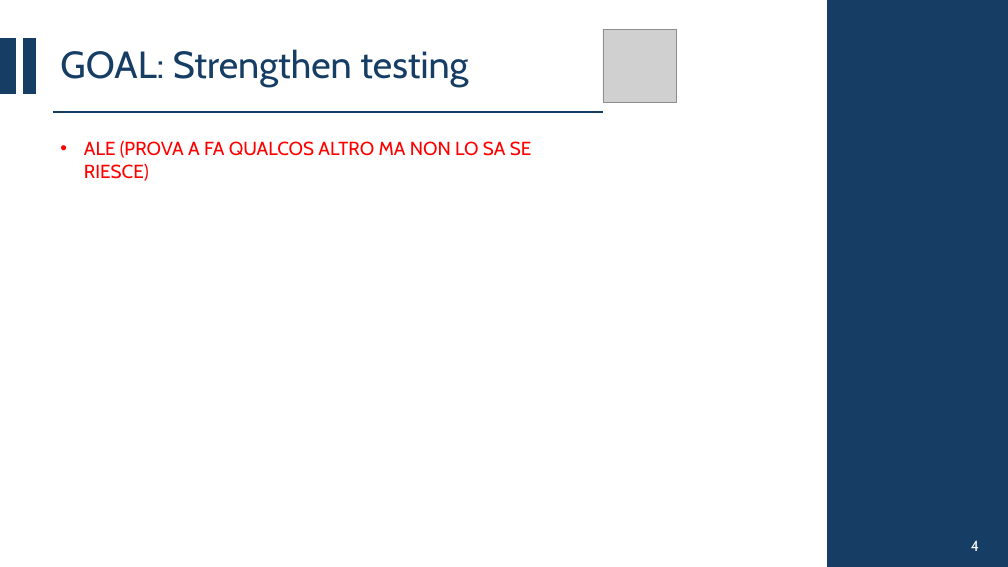
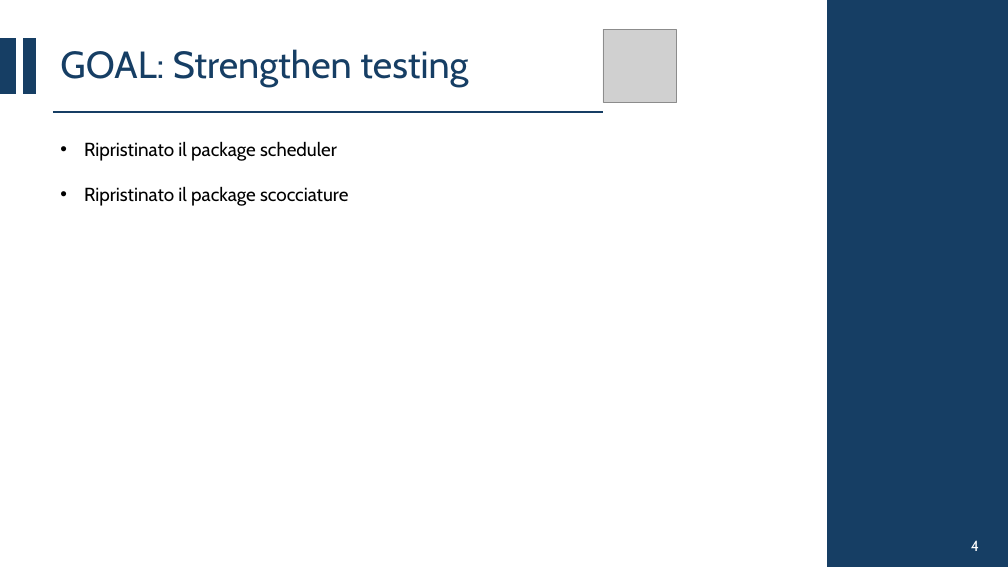
Before and after one commit to CSW-Teams/MS3-docs, a slide deck: slide 17 of ShiftsHappen/Sprint 3/CSW Sprint 3.pptx. Drawn at 1008x567 pixels with LibreOffice and Linux fonts; fonts in the diff are those of the drawing; grey boxes stand for pictures. Boxes give left, top, right and bottom in pixels: in the first picture for what was removed or moved away, otherwise in the second. Text is boxed around its words. In the diff, an @@ line names an element or a change of style, - is before the commit and + after.

```diff
--- a/ShiftsHappen/Sprint 3/CSW Sprint 3.pptx
+++ b/ShiftsHappen/Sprint 3/CSW Sprint 3.pptx
@@ text at (x1=84, y1=141, x2=348, y2=206): text changed; text colour #FF0000 to #000000 @@
-• ALE (PROVA A FA QUALCOS ALTRO MA NON LO SA SE RIESCE)
+• Ripristinato il package scheduler
+• Ripristinato il package scocciature
```
Also in this commit, not shown: 4 other slides changed, 1 slide removed.
